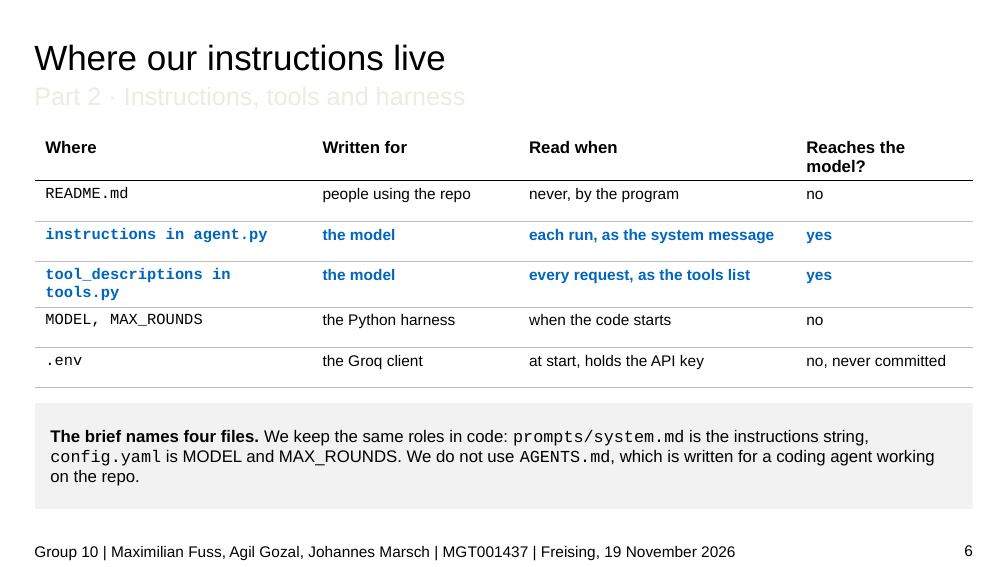
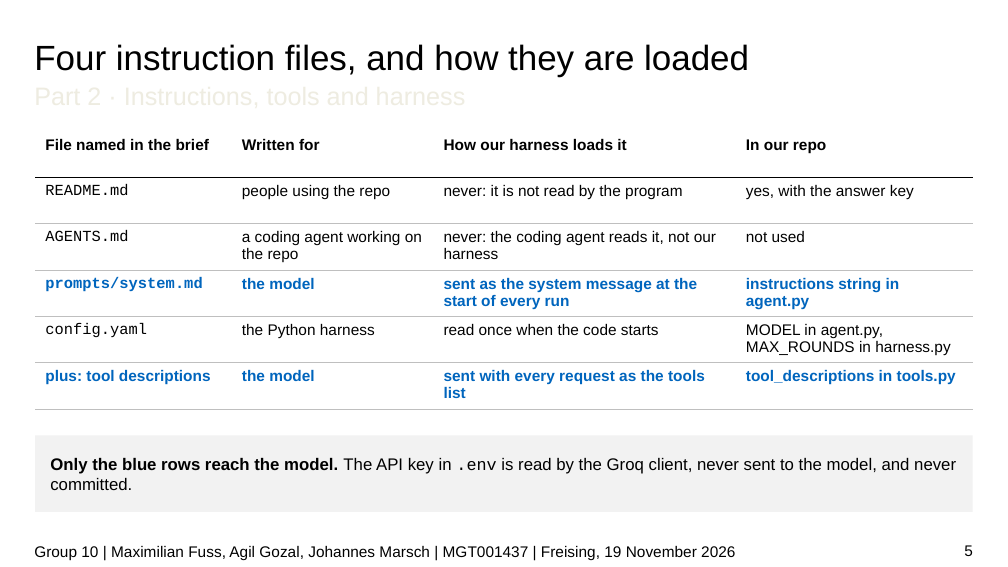
Before and after one commit to JPMarsch/Python_Group_10, a slide deck: slide 5 of presentation/G10_presentation_draft.pptx (slide 6 before the commit). Drawn at 1008x567 pixels with LibreOffice and Linux fonts; fonts in the diff are those of the drawing; background and template pictures are left out. Boxes give left, top, right and bottom in pixels: in the first picture for what was removed or moved away, otherwise in the second. Text is boxed around its words. In the diff, an @@ line names an element or a change of style, - is before the commit and + after.

```diff
--- a/presentation/G10_presentation_draft.pptx
+++ b/presentation/G10_presentation_draft.pptx
@@ title at [34, 44, 749, 76]: text changed @@
-Where our instructions live
+Four instruction files, and how they are loaded
@@ table at [35, 131, 973, 412] @@
-row 1: Where | Written for | Read when | Reaches the model?
+row 1: File named in the brief | Written for | How our harness loads it | In our repo
-row 2, column 3: never, by the program
+row 2, column 3: never: it is not read by the program
-row 2, column 4: no
+row 2, column 4: yes, with the answer key
-row 3: instructions in agent.py | the model | each run, as the system message | yes
+row 3: AGENTS.md | a coding agent working on the repo | never: the coding agent reads it, not our harness | not used
-row 4: tool_descriptions in tools.py | the model | every request, as the tools list | yes
+row 4: prompts/system.md | the model | sent as the system message at the start of every run | instructions string in agent.py
-row 5: MODEL, MAX_ROUNDS | the Python harness | when the code starts | no
+row 5: config.yaml | the Python harness | read once when the code starts | MODEL in agent.py, MAX_ROUNDS in harness.py
-row 6: .env | the Groq client | at start, holds the API key | no, never committed
+row 6: plus: tool descriptions | the model | sent with every request as the tools list | tool_descriptions in tools.py
@@ size 12 to 11 pt in "Written for" @@
@@ rectangle "Only the blue rows reach ...": place and size @@
-rectangle "Only the blue rows reach ..." at [35, 403, 973, 509]
+rectangle "Only the blue rows reach ..." at [35, 435, 973, 512]
@@ text in rectangle at [50, 458, 956, 490]: text changed @@
-The brief names four files. We keep the same roles in code: prompts/system.md is the instructions string, config.yaml is MODEL and MAX_ROUNDS. We do not use AGENTS.md, which is written for a coding agent working on the repo.
+Only the blue rows reach the model. The API key in .env is read by the Groq client, never sent to the model, and never committed.
@@ page number at [964, 545, 973, 556]: text changed @@
-6
+5
```
Also in this commit, not shown: 10 other slides changed, 1 slide removed.
